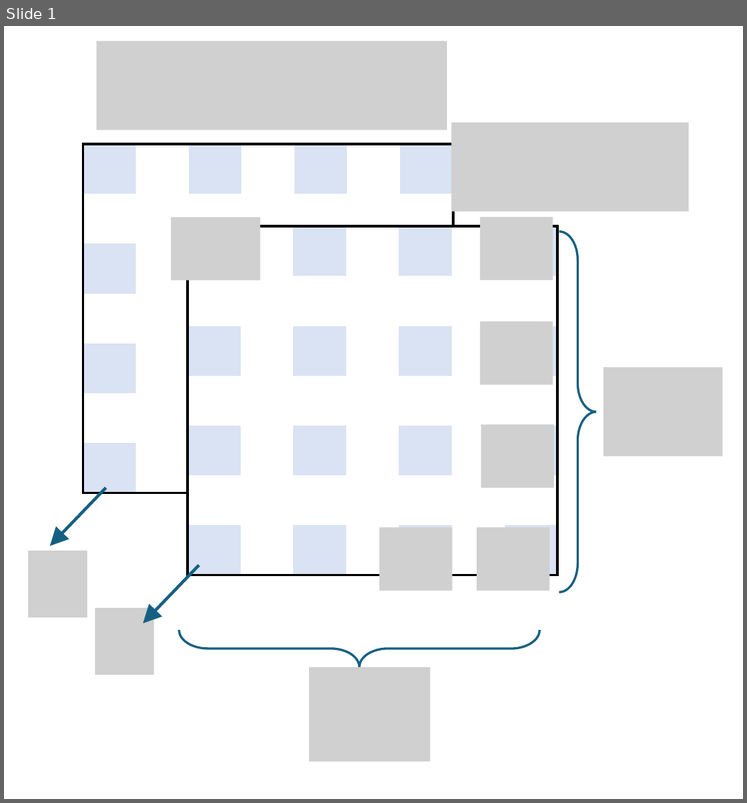
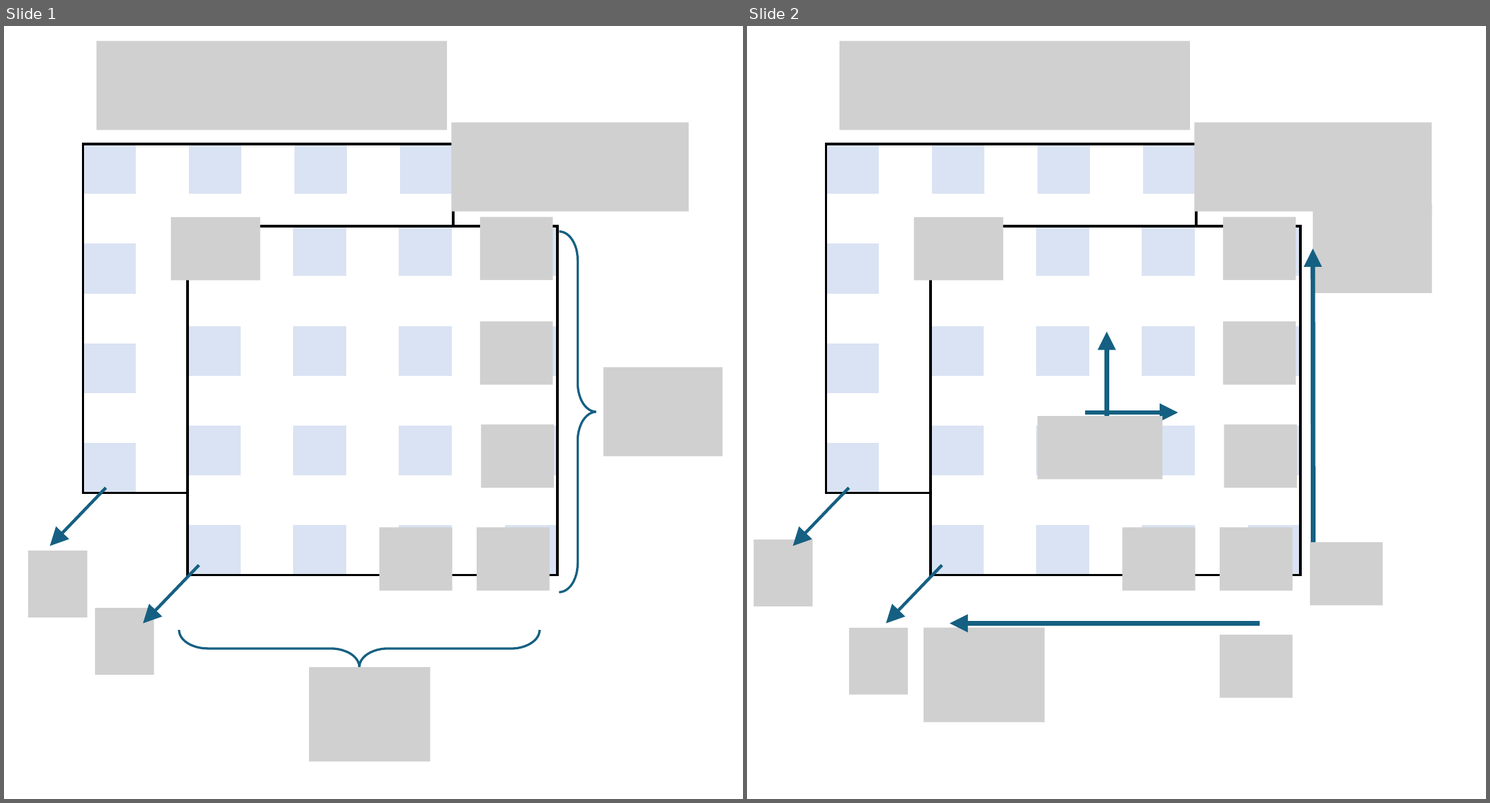
Before and after one commit to tkn-tub/SIM, a slide deck: figures/SIM_array.pptx. Shown side by side, each under a label of ours: slide 1 before the commit, slides 1 and 2 after it. The pictures are 747x803 and 1490x803 pixels, drawn with LibreOffice and Linux fonts; fonts in the diff are those of the drawing; grey boxes stand for pictures. Boxes give left, top, right and bottom in pixels: in the first picture for what was removed or moved away, otherwise in the second. Text is boxed around its words. In the diff, an @@ line names an element or a change of style, - is before the commit and + after.

```diff
--- a/figures/SIM_array.pptx
+++ b/figures/SIM_array.pptx
@@ slide 2 added at [747, 26, 1486, 799], background #FFFFFF @@
@@ picture added at [839, 41, 1191, 129] @@
@@ picture added at [1195, 123, 1431, 212] @@
@@ table added at [826, 143, 1182, 503], 7 rows, 7 columns @@
+ |  |  |  |  |  | 
+ |  |  |  |  |  | 
+ |  |  |  |  |  | 
+ |  |  |  |  |  | 
+ |  |  |  |  |  | 
+ |  |  |  |  |  | 
+ |  |  |  |  |  | 
@@ picture added at [1311, 205, 1431, 293] @@
@@ picture added at [915, 216, 1005, 280] @@
@@ table added at [930, 227, 1285, 586], 7 rows, 7 columns @@
+ |  |  |  |  |  | 
+ |  |  |  |  |  | 
+ |  |  |  |  |  | 
+ |  |  |  |  |  | 
+ |  |  |  |  |  | 
+ |  |  |  |  |  | 
+ |  |  |  |  |  | 
@@ picture added at [1224, 216, 1296, 280] @@
@@ arrow added from (1311, 557) to (1311, 249), #156082 1.5 pt @@
@@ arrow added from (1106, 423) to (1106, 330), #156082 1.5 pt @@
@@ picture added at [1224, 321, 1296, 385] @@
@@ picture added at [1038, 417, 1164, 481] @@
@@ arrow added from (1084, 412) to (1177, 412), #156082 1.5 pt @@
@@ picture added at [1224, 423, 1296, 487] @@
@@ arrow added from (848, 487) to (793, 544), #156082 1 pt @@
@@ picture added at [754, 540, 813, 606] @@
@@ picture added at [1122, 527, 1195, 590] @@
@@ picture added at [1219, 527, 1292, 590] @@
@@ picture added at [1309, 542, 1382, 606] @@
@@ arrow added from (941, 564) to (886, 621), #156082 1 pt @@
@@ arrow added from (1259, 621) to (950, 621), #156082 1.5 pt @@
@@ picture added at [848, 626, 908, 692] @@
@@ picture added at [924, 626, 1045, 721] @@
@@ picture added at [1219, 635, 1292, 699] @@
```
Also in this commit, not shown: 1 other slide added, 1 slide removed, 10 other files.
